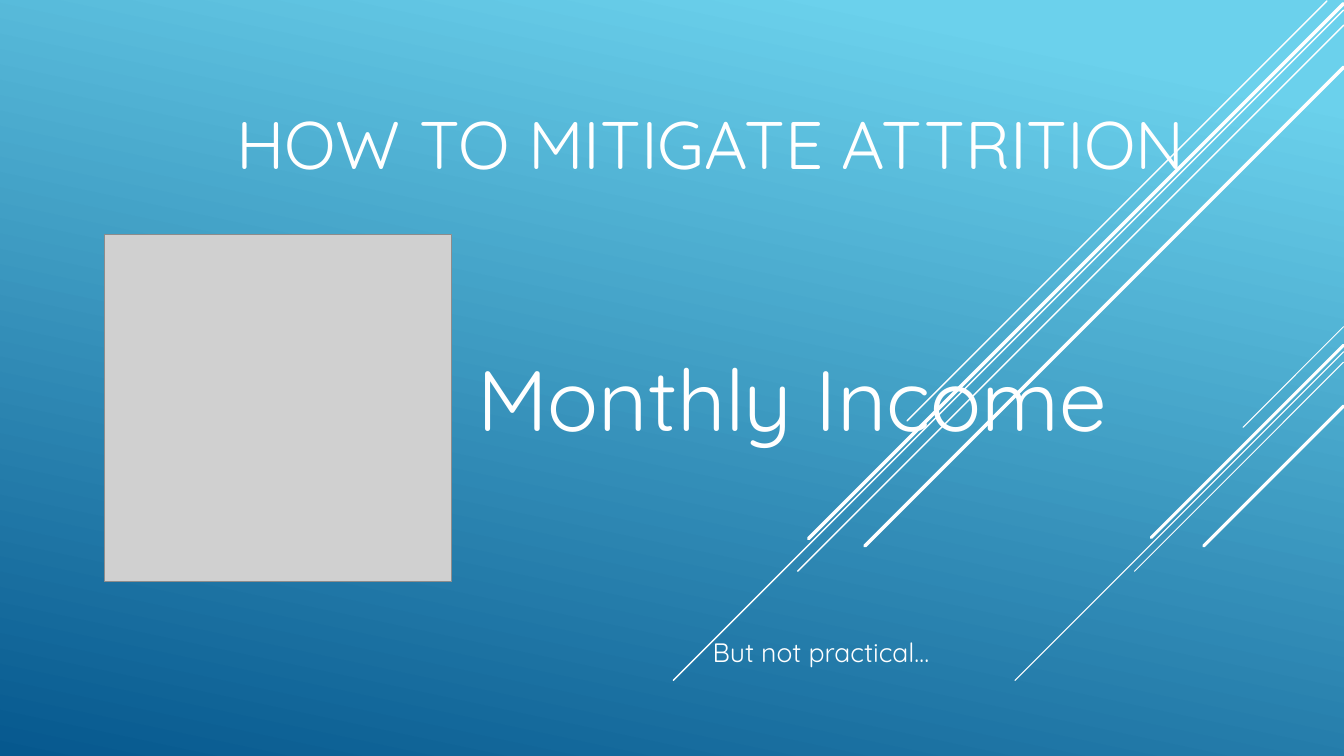
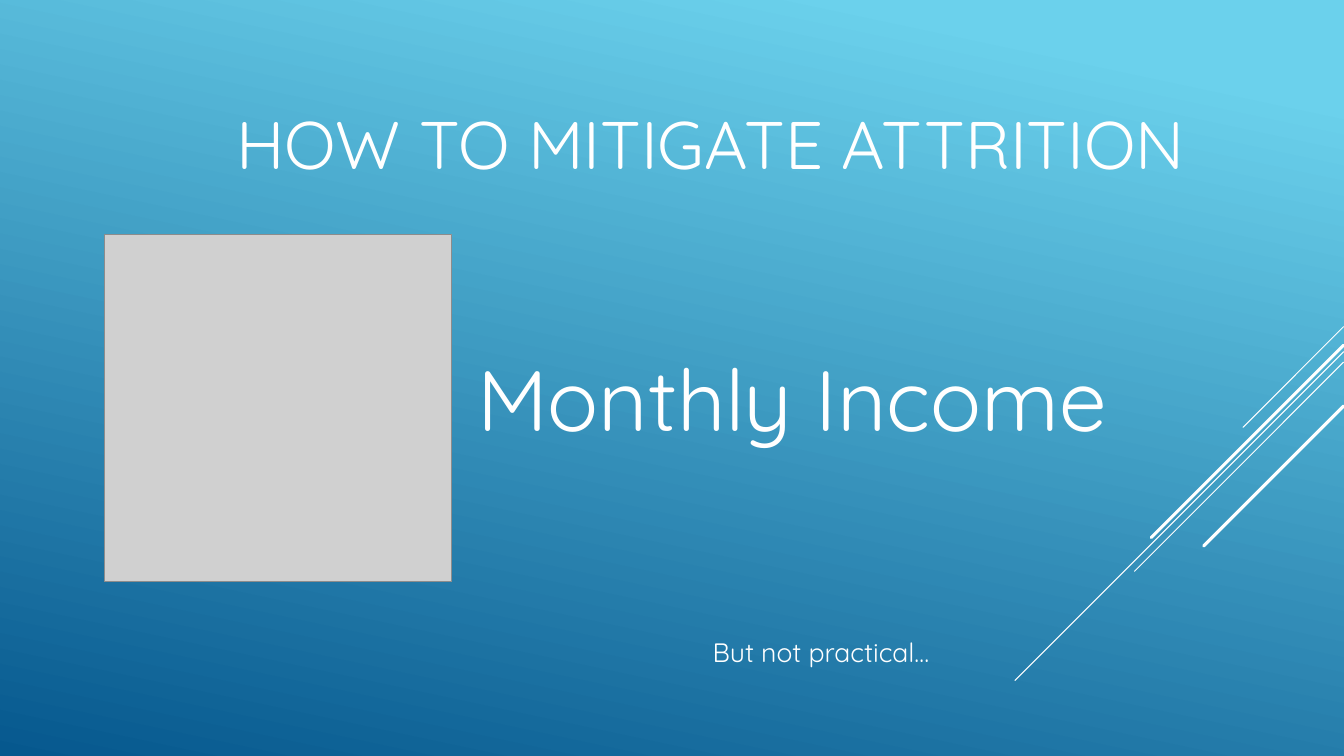
Before and after one commit to R-Chandna/MSDS6306_CaseStudy_2, a slide deck: slide 14 of Attrition_Case_Study_2_pptx_TAJAR_IP.pptx. Drawn at 1344x756 pixels with LibreOffice and Linux fonts; fonts in the diff are those of the drawing; grey boxes stand for pictures. Boxes give left, top, right and bottom in pixels: in the first picture for what was removed or moved away, otherwise in the second. Text is boxed around its words. In the diff, an @@ line names an element or a change of style, - is before the commit and + after.

```diff
--- a/Attrition_Case_Study_2_pptx_TAJAR_IP.pptx
+++ b/Attrition_Case_Study_2_pptx_TAJAR_IP.pptx
@@ line removed from (1344, 10) to (674, 681) @@
@@ line removed from (1344, 25) to (798, 572) @@
@@ line removed from (1344, 4) to (809, 538) @@
@@ line removed from (1327, 1) to (907, 421) @@
@@ line removed from (1344, 68) to (865, 546) @@
@@ line removed from (1344, 352) to (1015, 681) @@
@@ line added from (1344, 352) to (1015, 681), #FFFFFF 0.75 pt @@
```
Also in this commit, not shown: 1 other slide changed, 1 slide added, 1 slide removed, 1 other file.
